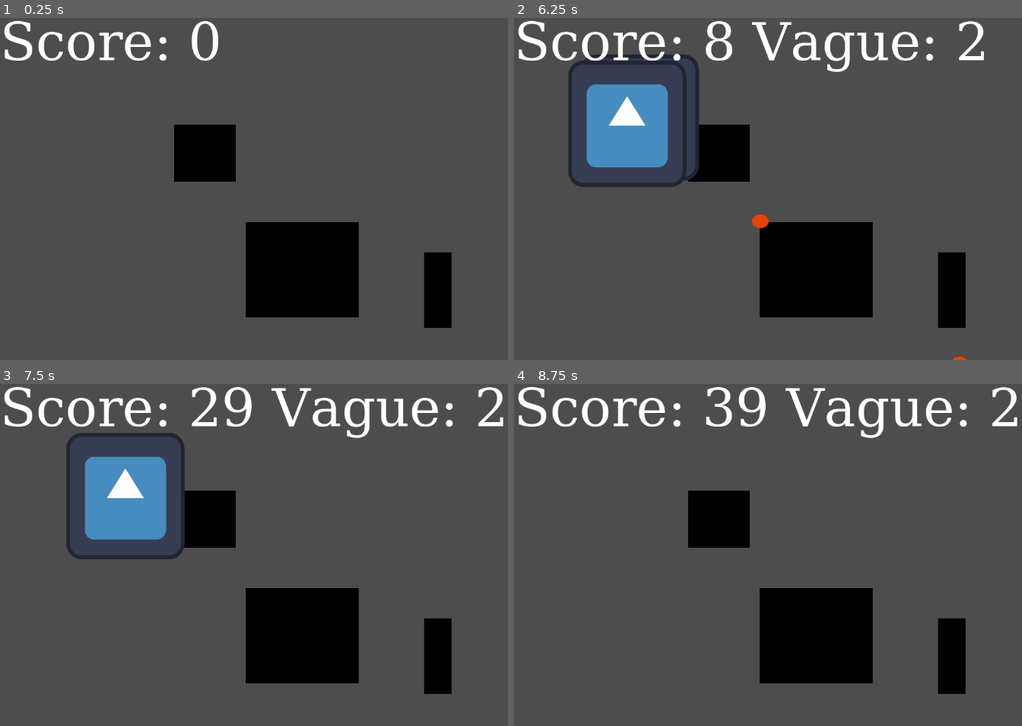
Above: before the commit, frames 1-4 (two rows, left to right).
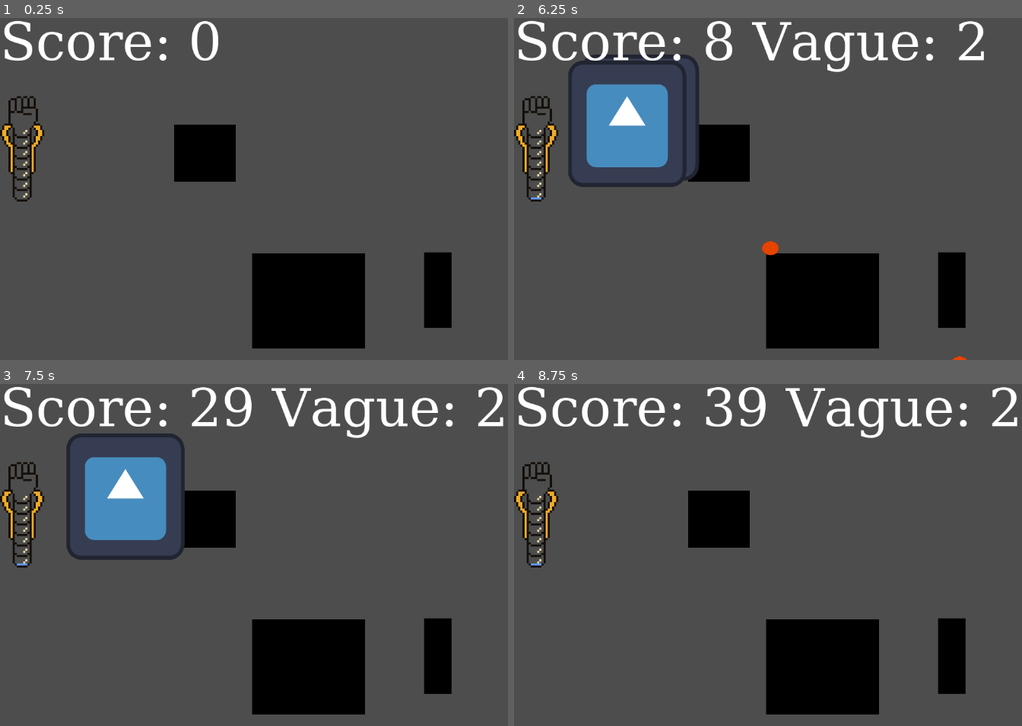
Above: after the commit, the same moments.

Repository: Nuxnuxx/gamejam-2024
Game: Godot game, scene res://main.tscn
The game is run twice, just before and just after one commit, with the same random seed, the same clock (stepped at 60 frames per second) and the same inputs. The engine's default icon, where the game draws it, is replaced by a stand-in: a white triangle on a blue panel in a dark square.
Inputs:
- Up to frame 1 (0.25 s): no input
- Up to frame 2 (6.25 s): tap Enter at 0.5, 2, 3.5 s; tap Space at 1.25, 2.75, 4.25 s
- Up to frame 3 (7.5 s): no input
- Up to frame 4 (8.75 s): no input

The runs differ from the first frame. In frame 1, 5.4% of the frame differs, in the area x 0-72%, y 22-97%; in frame 2, 5.5%; in frame 3, 5.7%, in the area x 0-72%, y 14-97%; in frame 4, 5.5%.

Commit message:
holy score

Diff:
--- a/Map/TimeManager.gd
+++ b/Map/TimeManager.gd
@@ -1,14 +1,25 @@
 extends Node
 
+@onready var holy_bar = $"../CanvasLayer/HolyBar"
 @onready var spawner = $"../Spawner"
 const WaweManager = preload("res://game_manager/wawe_manager.gd")
 
 var current_wawe = 0
 var generate_wave = false
 
+var holy_score = 0
+var holy_timer = 4
+var holy_income = 4
+var holy_cd = false
+
 func _process(delta):
 	if spawner.wawe_is_running:
-		print('wave running')
+		if !holy_cd:
+			holy_cd = true
+			holy_score += holy_income * int(holy_score < 100)
+			holy_bar.value = holy_score
+			await get_tree().create_timer(holy_timer).timeout
+			holy_cd = false
 
 	elif !generate_wave && !spawner.wawe_is_running:
 		generate_wave = true
@@ -17,7 +28,6 @@
 		current_wawe += 1
 		generate_wave = false
 		var wawe = WaweManager.generate_wawe(current_wawe)
-		print("summon wave", current_wawe)
 		spawner.instance_entities_from_wawe(wawe)
 	else:
 		generate_wave = false
--- a/main.tscn
+++ b/main.tscn
@@ -1,9 +1,11 @@
-[gd_scene load_steps=7 format=3 uid="uid://5v3g7bxkcpvx"]
+[gd_scene load_steps=9 format=3 uid="uid://5v3g7bxkcpvx"]
 
 [ext_resource type="PackedScene" uid="uid://xegxwc3xy61w" path="res://Actors/Building/Building.tscn" id="2_i17st"]
 [ext_resource type="Script" path="res://Map/Spawner.gd" id="3_2pspj"]
 [ext_resource type="Script" path="res://CanvasLayer.gd" id="3_2s6iy"]
+[ext_resource type="Texture2D" uid="uid://dvnb0t5mjrkpo" path="res://Powers/HolyBar.png" id="4_17yxf"]
 [ext_resource type="Script" path="res://Map/TimeManager.gd" id="4_28pcd"]
+[ext_resource type="Texture2D" uid="uid://b6e6urlclwphs" path="res://Powers/HolyBar_Charge.png" id="5_4b3vv"]
 
 [sub_resource type="FontFile" id="FontFile_nhsaq"]
 cache/0/320/0/ascent = 0.0
@@ -73,9 +75,19 @@
 label_settings = SubResource("LabelSettings_jf1jq")
 metadata/_edit_use_anchors_ = true
 
+[node name="HolyBar" type="TextureProgressBar" parent="CanvasLayer"]
+texture_filter = 1
+offset_top = 148.0
+offset_right = 21.0
+offset_bottom = 198.0
+scale = Vector2(4, 4)
+fill_mode = 3
+texture_over = ExtResource("4_17yxf")
+texture_progress = ExtResource("5_4b3vv")
+
 [node name="TimeManager" type="Node" parent="."]
 script = ExtResource("4_28pcd")
 
 [node name="Building3" parent="." instance=ExtResource("2_i17st")]
-position = Vector2(573, 477)
+position = Vector2(585, 536)
 scale = Vector2(3.34202, 2.82136)
Binary file added: Powers/HolyBar.png
Not shown, added: Powers/HolyBar.png.import
Binary file added: Powers/HolyBar_Charge.png
Not shown, added: Powers/HolyBar_Charge.png.import
Not shown, added: .DS_Store
